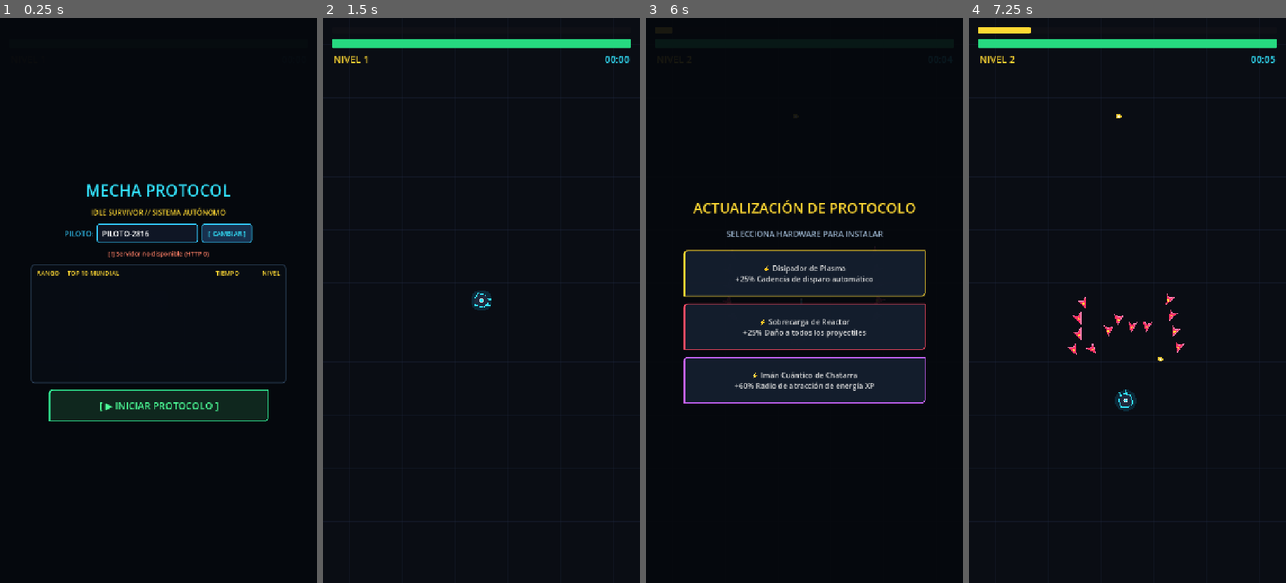
Above: before the commit, frames 1-4 (left to right).
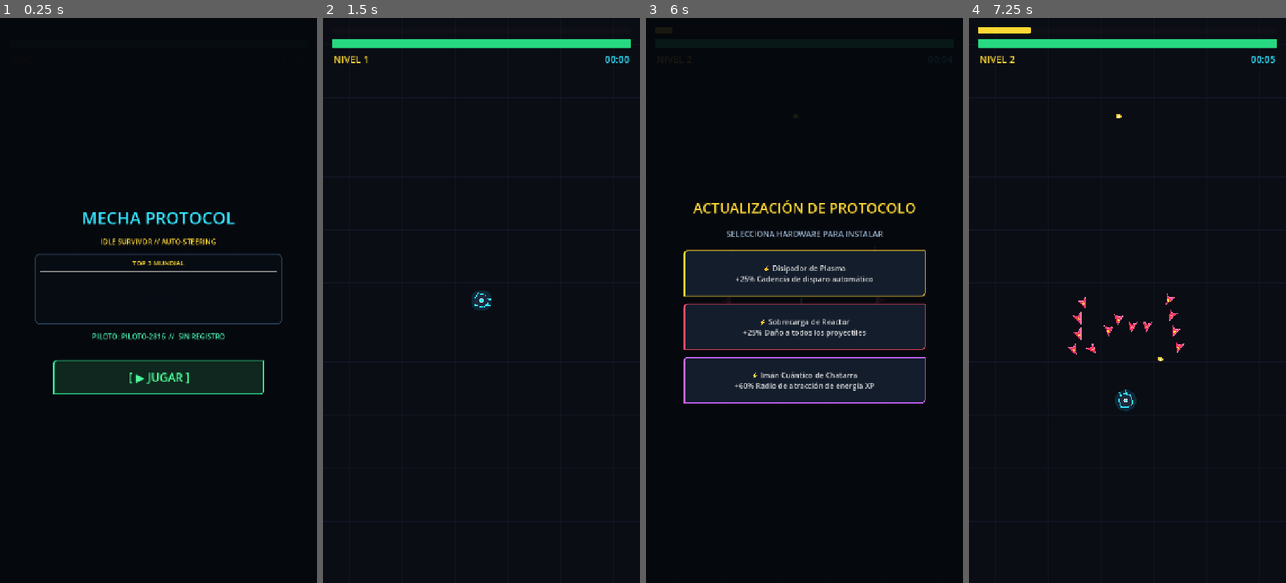
Above: after the commit, the same moments.

Repository: jonathanduranr/mecha-protocol
Game: Godot game, scene res://scenes/main.tscn
The game is run twice, just before and just after one commit, with the same random seed, the same clock (stepped at 60 frames per second) and the same inputs.
Inputs (mouse positions are in pixels of both pictures, inside the frame that each line leads up to):
- Up to frame 1 (0.25 s): no input
- Up to frame 2 (1.5 s): click (551, 232) at 0.5 s, where only the run before the commit has a clickable "[ CAMBIAR ]"; click "[ ▶ INICIAR PROTOCOLO ]" (after the commit: "[ ▶ JUGAR ]") at 1.25 s
- Up to frame 3 (6 s): tap Enter at 2 s; move the mouse to (874, 272) at 2.02 s; click (874, 272) at 2.17 s; move the mouse to (741, 328) at 2.77 s; click (741, 328) at 2.92 s; move the mouse to (836, 176) at 3.52 s; click (836, 176) at 3.67 s; move the mouse to (788, 413) at 4.27 s; click (788, 413) at 4.42 s; move the mouse to (899, 385) at 5.02 s; click (899, 385) at 5.17 s; move the mouse to (709, 215) at 5.77 s; click (709, 215) at 5.92 s
- Up to frame 4 (7.25 s): click "⚡ Disipador de Plasma +25% Ca…" at 6.5 s

The runs differ from the first frame. In frame 1, 11% of the frame differs, in the area x 9-91%, y 29-72%; in frame 2, nothing differs; in frame 3, less than 0.1%; in frame 4, nothing differs.

Commit message:
feat: simplify start screen with Top 3 podium, personal best and play button

Diff:
--- a/scenes/ui/hud.tscn
+++ b/scenes/ui/hud.tscn
@@ -330,7 +330,7 @@
 size_flags_horizontal = 4
 theme_override_styles/normal = SubResource("StyleBoxFlat_btn")
 theme_override_font_sizes/font_size = 20
-text = "[ REINICIAR PROTOCOLO ]"
+text = "[ ▶ JUGAR DE NUEVO ]"
 
 [node name="StartPanel" type="ColorRect" parent="."]
 anchors_preset = 15
@@ -350,12 +350,12 @@
 
 [node name="VBoxContainer" type="VBoxContainer" parent="StartPanel/CenterContainer"]
 layout_mode = 2
-theme_override_constants/separation = 14
+theme_override_constants/separation = 16
 
 [node name="TitleLabel" type="Label" parent="StartPanel/CenterContainer/VBoxContainer"]
 layout_mode = 2
 theme_override_colors/font_color = Color(0.2, 0.9, 1, 1)
-theme_override_font_sizes/font_size = 36
+theme_override_font_sizes/font_size = 38
 text = "MECHA PROTOCOL"
 horizontal_alignment = 1
 
@@ -363,102 +363,51 @@
 layout_mode = 2
 theme_override_colors/font_color = Color(1, 0.85, 0.2, 1)
 theme_override_font_sizes/font_size = 16
-text = "IDLE SURVIVOR // SISTEMA AUTÓNOMO"
-horizontal_alignment = 1
-
-[node name="PilotContainer" type="HBoxContainer" parent="StartPanel/CenterContainer/VBoxContainer"]
-layout_mode = 2
-alignment = 1
-theme_override_constants/separation = 8
-
-[node name="PilotTagLabel" type="Label" parent="StartPanel/CenterContainer/VBoxContainer/PilotContainer"]
-layout_mode = 2
-theme_override_colors/font_color = Color(0.2, 0.8, 1, 1)
-theme_override_font_sizes/font_size = 17
-text = "PILOTO:"
-
-[node name="StartPilotInput" type="LineEdit" parent="StartPanel/CenterContainer/VBoxContainer/PilotContainer"]
-custom_minimum_size = Vector2(230, 44)
-layout_mode = 2
-theme_override_colors/font_color = Color(1, 1, 1, 1)
-theme_override_font_sizes/font_size = 17
-theme_override_styles/normal = SubResource("StyleBoxFlat_input")
-text = "PILOTO-0001"
-max_length = 16
-placeholder_text = "Tu nombre"
-
-[node name="StartChangeBtn" type="Button" parent="StartPanel/CenterContainer/VBoxContainer/PilotContainer"]
-custom_minimum_size = Vector2(115, 44)
-layout_mode = 2
-theme_override_colors/font_color = Color(0.2, 0.9, 1, 1)
+text = "IDLE SURVIVOR // AUTO-STEERING"
+horizontal_alignment = 1
+
+[node name="LeaderboardPanel" type="PanelContainer" parent="StartPanel/CenterContainer/VBoxContainer"]
+custom_minimum_size = Vector2(560, 160)
+layout_mode = 2
+theme_override_styles/panel = SubResource("StyleBoxFlat_board")
+
+[node name="BoardVBox" type="VBoxContainer" parent="StartPanel/CenterContainer/VBoxContainer/LeaderboardPanel"]
+layout_mode = 2
+theme_override_constants/separation = 6
+
+[node name="HeaderLabel" type="Label" parent="StartPanel/CenterContainer/VBoxContainer/LeaderboardPanel/BoardVBox"]
+layout_mode = 2
+theme_override_colors/font_color = Color(1, 0.85, 0.2, 1)
 theme_override_font_sizes/font_size = 15
-theme_override_styles/normal = SubResource("StyleBoxFlat_btn_save")
-text = "[ CAMBIAR ]"
-
-[node name="StartStatusLabel" type="Label" parent="StartPanel/CenterContainer/VBoxContainer"]
-layout_mode = 2
-theme_override_colors/font_color = Color(0.5, 0.8, 0.9, 1)
-theme_override_font_sizes/font_size = 14
-text = "> Satélite en línea. Selecciona iniciar."
-horizontal_alignment = 1
-
-[node name="LeaderboardPanel" type="PanelContainer" parent="StartPanel/CenterContainer/VBoxContainer"]
-custom_minimum_size = Vector2(580, 270)
-layout_mode = 2
-theme_override_styles/panel = SubResource("StyleBoxFlat_board")
-
-[node name="BoardVBox" type="VBoxContainer" parent="StartPanel/CenterContainer/VBoxContainer/LeaderboardPanel"]
-layout_mode = 2
-theme_override_constants/separation = 4
-
-[node name="BoardHeader" type="HBoxContainer" parent="StartPanel/CenterContainer/VBoxContainer/LeaderboardPanel/BoardVBox"]
-layout_mode = 2
-
-[node name="H_Rank" type="Label" parent="StartPanel/CenterContainer/VBoxContainer/LeaderboardPanel/BoardVBox/BoardHeader"]
-custom_minimum_size = Vector2(65, 0)
-layout_mode = 2
-theme_override_colors/font_color = Color(1, 0.85, 0.2, 1)
-theme_override_font_sizes/font_size = 14
-text = "RANGO"
-
-[node name="H_Name" type="Label" parent="StartPanel/CenterContainer/VBoxContainer/LeaderboardPanel/BoardVBox/BoardHeader"]
-layout_mode = 2
-size_flags_horizontal = 3
-theme_override_colors/font_color = Color(1, 0.85, 0.2, 1)
-theme_override_font_sizes/font_size = 14
-text = "TOP 10 MUNDIAL"
-
-[node name="H_Time" type="Label" parent="StartPanel/CenterContainer/VBoxContainer/LeaderboardPanel/BoardVBox/BoardHeader"]
-custom_minimum_size = Vector2(90, 0)
-layout_mode = 2
-theme_override_colors/font_color = Color(1, 0.85, 0.2, 1)
-theme_override_font_sizes/font_size = 14
-text = "TIEMPO"
-horizontal_alignment = 1
-
-[node name="H_Level" type="Label" parent="StartPanel/CenterContainer/VBoxContainer/LeaderboardPanel/BoardVBox/BoardHeader"]
-custom_minimum_size = Vector2(70, 0)
-layout_mode = 2
-theme_override_colors/font_color = Color(1, 0.85, 0.2, 1)
-theme_override_font_sizes/font_size = 14
-text = "NIVEL"
-horizontal_alignment = 2
+text = "TOP 3 MUNDIAL"
+horizontal_alignment = 1
 
 [node name="HSeparator" type="HSeparator" parent="StartPanel/CenterContainer/VBoxContainer/LeaderboardPanel/BoardVBox"]
 layout_mode = 2
 
 [node name="StartRowsContainer" type="VBoxContainer" parent="StartPanel/CenterContainer/VBoxContainer/LeaderboardPanel/BoardVBox"]
 layout_mode = 2
-theme_override_constants/separation = 3
+theme_override_constants/separation = 5
+
+[node name="PersonalBestLabel" type="Label" parent="StartPanel/CenterContainer/VBoxContainer"]
+layout_mode = 2
+theme_override_colors/font_color = Color(0.3, 0.95, 0.7, 1)
+theme_override_font_sizes/font_size = 16
+text = "TU MEJOR MARCA: --:--"
+horizontal_alignment = 1
+
+[node name="Spacer" type="Control" parent="StartPanel/CenterContainer/VBoxContainer"]
+custom_minimum_size = Vector2(0, 10)
+layout_mode = 2
 
 [node name="StartButton" type="Button" parent="StartPanel/CenterContainer/VBoxContainer"]
-custom_minimum_size = Vector2(500, 72)
+custom_minimum_size = Vector2(480, 78)
 layout_mode = 2
 size_flags_horizontal = 4
 theme_override_styles/normal = SubResource("StyleBoxFlat_btn_start")
-theme_override_font_sizes/font_size = 22
+theme_override_font_sizes/font_size = 26
 theme_override_colors/font_color = Color(0.3, 1.0, 0.6, 1)
-text = "[ ▶ INICIAR PROTOCOLO ]"
+text = "[ ▶ JUGAR ]"
 
 [node name="LeaderboardHTTP" type="HTTPRequest" parent="."]
 timeout = 8.0
--- a/scripts/hud.gd
+++ b/scripts/hud.gd
@@ -24,9 +24,7 @@
 @onready var rows_container: VBoxContainer = $GameOverPanel/CenterContainer/VBoxContainer/LeaderboardPanel/BoardVBox/RowsContainer
 
 @onready var start_panel: Control = $StartPanel
-@onready var start_pilot_input: LineEdit = $StartPanel/CenterContainer/VBoxContainer/PilotContainer/StartPilotInput
-@onready var start_change_btn: Button = $StartPanel/CenterContainer/VBoxContainer/PilotContainer/StartChangeBtn
-@onready var start_status_label: Label = $StartPanel/CenterContainer/VBoxContainer/StartStatusLabel
+@onready var personal_best_label: Label = $StartPanel/CenterContainer/VBoxContainer/PersonalBestLabel
 @onready var start_rows_container: VBoxContainer = $StartPanel/CenterContainer/VBoxContainer/LeaderboardPanel/BoardVBox/StartRowsContainer
 @onready var start_button: Button = $StartPanel/CenterContainer/VBoxContainer/StartButton
 
@@ -36,6 +34,8 @@
 var final_level_reached: int = 1
 var current_user_id: String = ""
 var current_pilot_name: String = ""
+var best_survival_time: float = 0.0
+var best_level: int = 1
 var is_submitting: bool = false
 
 var archetype_upgrades := [
@@ -84,9 +84,6 @@
 	game_over_panel.visible = false
 
 	start_button.pressed.connect(_on_start_protocol_pressed)
-	start_change_btn.pressed.connect(_on_change_name_clicked)
-	start_pilot_input.gui_input.connect(_on_pilot_input_gui_input)
-	start_pilot_input.text_submitted.connect(func(text_val): apply_new_pilot_name(text_val))
 
 	restart_button.pressed.connect(_on_restart_pressed)
 	save_pilot_btn.pressed.connect(_on_change_name_clicked)
@@ -96,7 +93,7 @@
 	http_request.request_completed.connect(_on_http_request_completed)
 	load_profile()
 	pilot_input.text = current_pilot_name
-	start_pilot_input.text = current_pilot_name
+	update_personal_best_display()
 
 	fetch_initial_leaderboard()
 
@@ -104,15 +101,20 @@
 	start_panel.visible = false
 	get_tree().paused = false
 
+func update_personal_best_display() -> void:
+	if not is_instance_valid(personal_best_label):
+		return
+	if best_survival_time > 0.0:
+		var mins := int(best_survival_time) / 60
+		var secs := int(best_survival_time) % 60
+		personal_best_label.text = "TU RECORD: %02d:%02d (Nv. %d)  |  PILOTO: %s" % [mins, secs, best_level, current_pilot_name]
+	else:
+		personal_best_label.text = "PILOTO: %s  //  SIN REGISTRO" % current_pilot_name
+
 func fetch_initial_leaderboard() -> void:
-	start_status_label.text = "> Consultando satelite de clasificacion..."
-	start_status_label.add_theme_color_override("font_color", Color(0.3, 0.85, 1.0))
 	var url := API_BASE_URL + "/api/leaderboard?user_id=" + current_user_id
 	http_request.cancel_request()
-	var err := http_request.request(url, ["Accept: application/json"], HTTPClient.METHOD_GET)
-	if err != OK:
-		start_status_label.text = "[!] Red desconectada (Sin conexion)"
-		start_status_label.add_theme_color_override("font_color", Color(1.0, 0.6, 0.2))
+	var _err := http_request.request(url, ["Accept: application/json"], HTTPClient.METHOD_GET)
 
 func _process(delta: float) -> void:
 	if not get_tree().paused:
@@ -197,6 +199,12 @@
 	var seconds := int(elapsed_seconds) % 60
 	game_over_stats.text = "TIEMPO: %02d:%02d   |   NIVEL: %d" % [minutes, seconds, final_level]
 
+	if elapsed_seconds > best_survival_time:
+		best_survival_time = elapsed_seconds
+		best_level = final_level
+		save_profile()
+		update_personal_best_display()
+
 	load_profile()
 	pilot_input.text = current_pilot_name
 
@@ -244,7 +252,7 @@
 	if is_submitting:
 		return
 	if OS.has_feature("web"):
-		# En navegadores móviles (iOS Safari / Android), levantar ventana nativa con teclado
+		# En navegadores moviles (iOS Safari / Android), levantar ventana nativa con teclado
 		var js_prompt := "window.prompt('Ingresa tu apodo o nombre de piloto (max 16 letras):', " + JSON.stringify(current_pilot_name) + ");"
 		var res = JavaScriptBridge.eval(js_prompt)
 		if res != null and str(res).strip_edges() != "":
@@ -265,8 +273,8 @@
 
 	current_pilot_name = clean_name
 	pilot_input.text = current_pilot_name
-	start_pilot_input.text = current_pilot_name
 	save_profile()
+	update_personal_best_display()
 
 	if game_over_panel.visible:
 		submit_score_to_cloud()
@@ -276,7 +284,6 @@
 func _on_http_request_completed(_result: int, response_code: int, _headers: PackedStringArray, body: PackedByteArray) -> void:
 	is_submitting = false
 	save_pilot_btn.disabled = false
-	start_change_btn.disabled = false
 
 	if response_code == 200:
 		var json_str := body.get_string_from_utf8()
@@ -285,8 +292,21 @@
 			var rows: Array = []
 			if data.has("leaderboard"):
 				rows = data.get("leaderboard", [])
-				start_status_label.text = "> Satelite sincronizado. Selecciona iniciar."
-				start_status_label.add_theme_color_override("font_color", Color(0.2, 1.0, 0.5))
+				if data.has("user_record") and data["user_record"] is Dictionary:
+					var u_rec: Dictionary = data["user_record"]
+					var u_time := float(u_rec.get("survival_time", 0.0))
+					var u_lvl := int(u_rec.get("level", 1))
+					var u_rank := int(u_rec.get("rank", 0))
+					if u_time > best_survival_time:
+						best_survival_time = u_time
+						best_level = u_lvl
+						save_profile()
+					var mins := int(best_survival_time) / 60
+					var secs := int(best_survival_time) % 60
+					if u_rank > 0:
+						personal_best_label.text = "TU RECORD: %02d:%02d (Nv. %d) - PUESTO #%d" % [mins, secs, best_level, u_rank]
+					else:
+						personal_best_label.text = "TU RECORD: %02d:%02d (Nv. %d)  |  PILOTO: %s" % [mins, secs, best_level, current_pilot_name]
 			elif data.has("top10"):
 				rows = data.get("top10", [])
 				var user_rank: int = int(data.get("rank", 0))
@@ -298,29 +318,44 @@
 
 	status_label.text = "[!] Servidor no disponible (HTTP %d, res %d)" % [response_code, _result]
 	status_label.add_theme_color_override("font_color", Color(1.0, 0.5, 0.4))
-	start_status_label.text = "[!] Servidor no disponible (HTTP %d)" % response_code
-	start_status_label.add_theme_color_override("font_color", Color(1.0, 0.5, 0.4))
-
-func render_leaderboard(top10: Array) -> void:
-	populate_board_container(rows_container, top10)
-	populate_board_container(start_rows_container, top10)
-
-func populate_board_container(target_container: VBoxContainer, top10: Array) -> void:
+
+func render_leaderboard(all_rows: Array) -> void:
+	# Podio de inicio: Top 3
+	populate_board_container(start_rows_container, all_rows, 3)
+	# Tabla de Game Over: Top 7
+	populate_board_container(rows_container, all_rows, 7)
+
+	# Verificar si el usuario figura en la lista para actualizar su récord
+	for i in range(all_rows.size()):
+		var r = all_rows[i]
+		if r.get("is_me", false):
+			var s_time := float(r.get("survival_time", 0.0))
+			var lvl := int(r.get("level", 1))
+			if s_time > best_survival_time:
+				best_survival_time = s_time
+				best_level = lvl
+				save_profile()
+			var mins := int(best_survival_time) / 60
+			var secs := int(best_survival_time) % 60
+			personal_best_label.text = "TU RECORD: %02d:%02d (Nv. %d) - PUESTO #%d" % [mins, secs, best_level, i + 1]
+			break
+
+func populate_board_container(target_container: VBoxContainer, rows: Array, max_count: int) -> void:
 	if not is_instance_valid(target_container):
 		return
 
 	for child in target_container.get_children():
 		child.queue_free()
 
-	if top10.is_empty():
+	if rows.is_empty():
 		var empty_label := Label.new()
-		empty_label.text = "Sin registros aun. Eres el primero!"
+		empty_label.text = "Sin registros aun. ¡Se el primero!"
 		empty_label.horizontal_alignment = HORIZONTAL_ALIGNMENT_CENTER
 		target_container.add_child(empty_label)
 		return
 
-	for i in range(min(top10.size(), 7)):
-		var row_data = top10[i]
+	for i in range(min(rows.size(), max_count)):
+		var row_data = rows[i]
 		var rank_num := i + 1
 		var p_name := str(row_data.get("pilot_name", "DESCONOCIDO"))
 		var s_time := float(row_data.get("survival_time", 0.0))
@@ -405,6 +440,10 @@
 					current_pilot_name = str(parsed["pilot_name"]).strip_edges()
 				elif parsed.has("pilot_id"):
 					current_pilot_name = str(parsed["pilot_id"]).strip_edges()
+				if parsed.has("best_survival_time"):
+					best_survival_time = float(parsed["best_survival_time"])
+				if parsed.has("best_level"):
+					best_level = int(parsed["best_level"])
 
 	if current_user_id.is_empty():
 		current_user_id = generate_uuid()
@@ -418,7 +457,9 @@
 	if file:
 		var data := {
 			"user_id": current_user_id,
-			"pilot_name": current_pilot_name
+			"pilot_name": current_pilot_name,
+			"best_survival_time": best_survival_time,
+			"best_level": best_level
 		}
 		file.store_string(JSON.stringify(data))
 
@@ -435,5 +476,3 @@
 func _on_restart_pressed() -> void:
 	get_tree().paused = false
 	get_tree().reload_current_scene()
-
-	get_tree().reload_current_scene()
Not shown, changed: backend/src/index.js
Not shown, changed: builds/web/index.html
Not shown, changed: builds/web/index.pck
